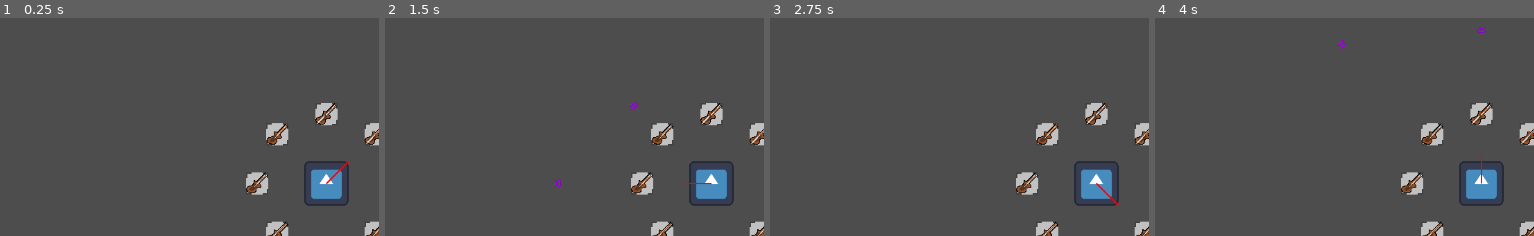
Above: before the commit, frames 1-4 (left to right).
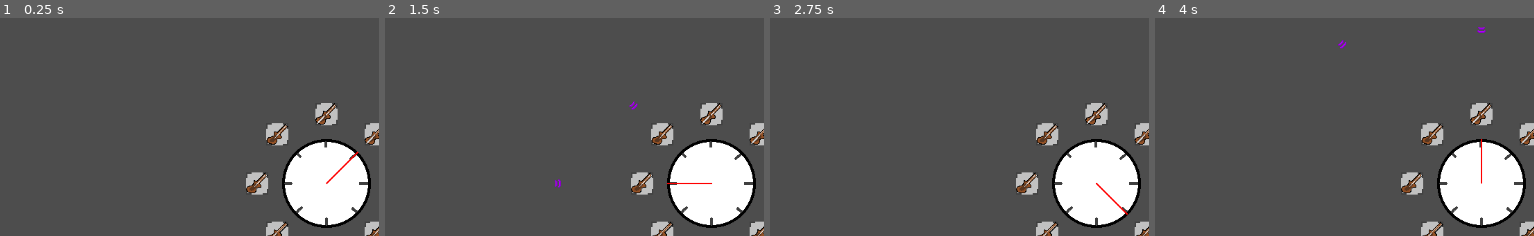
Above: after the commit, the same moments.

Repository: SeriousGuy888/MetronomeTowerDefenceGame
Game: Godot game, scene res://scenes/main.tscn
Two runs of this game, one before a commit and one after it. Both use one fixed random seed, a clock stepped at 60 frames per second and the inputs below. The engine's default icon, where the game draws it, is replaced by a stand-in: a white triangle on a blue panel in a dark square.
Inputs:
- Up to frame 1 (0.25 s): no input
- Up to frame 2 (1.5 s): no input
- Up to frame 3 (2.75 s): no input
- Up to frame 4 (4 s): no input
The pictures show only the part of the screen within x 7-57%, y 14-64%; the shares and areas given below are measured in that part.

The runs differ from the first frame. In frame 1, 7.2% of the frame differs, in the area x 74-98%, y 55-97%; in frame 2, 7.2%; in frame 3, 7.2%; in frame 4, 7.2%.

Commit message:
add poorly drawn metronome background

Diff:
--- a/scenes/metronome.tscn
+++ b/scenes/metronome.tscn
@@ -1,14 +1,14 @@
 [gd_scene load_steps=8 format=3 uid="uid://o3wpudmwbq2j"]
 
 [ext_resource type="Script" uid="uid://bd03ifl1peof0" path="res://scenes/metronome.gd" id="1_qls4i"]
-[ext_resource type="Texture2D" uid="uid://csc0uy2dvet1x" path="res://assets/icon.svg" id="1_uhbrk"]
+[ext_resource type="Texture2D" uid="uid://bj7qd0svu23xt" path="res://assets/metronome_background.png" id="2_54fa4"]
 [ext_resource type="Texture2D" uid="uid://dvik0tno8marn" path="res://assets/playhead pixel.png" id="2_c6xhd"]
 [ext_resource type="Script" uid="uid://d3fbot1vc1eyo" path="res://scenes/playhead.gd" id="3_0nmwk"]
 [ext_resource type="Script" uid="uid://dlqnle6p4w2b3" path="res://scenes/turret_slot_manager.gd" id="5_v1fdi"]
 [ext_resource type="PackedScene" uid="uid://b0ujbk8vwtsv4" path="res://scenes/turret_slot.tscn" id="6_54fa4"]
 
 [sub_resource type="CircleShape2D" id="CircleShape2D_uhbrk"]
-radius = 84.0
+radius = 128.0
 
 [node name="metronome" type="RigidBody2D" node_paths=PackedStringArray("turret_slot_manager")]
 collision_layer = 2
@@ -17,16 +17,16 @@
 script = ExtResource("1_qls4i")
 turret_slot_manager = NodePath("TurretSlotManager")
 
+[node name="background" type="Sprite2D" parent="."]
+texture = ExtResource("2_54fa4")
+
 [node name="hitbox" type="CollisionShape2D" parent="."]
 scale = Vector2(0.5, 0.5)
 shape = SubResource("CircleShape2D_uhbrk")
 
-[node name="background" type="Sprite2D" parent="."]
-scale = Vector2(0.5, 0.5)
-texture = ExtResource("1_uhbrk")
-
 [node name="playhead" type="Sprite2D" parent="."]
-scale = Vector2(2, 44.5)
+position = Vector2(0, -0.224717)
+scale = Vector2(2, 64.5)
 texture = ExtResource("2_c6xhd")
 offset = Vector2(0, -0.488764)
 script = ExtResource("3_0nmwk")
Binary file added: assets/metronome_background.png
Not shown, added: assets/metronome_background.png.import
